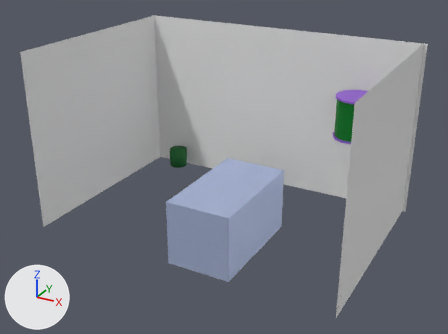
Renders of the Blender file assets/map/room_1.blend from each side of a commit.
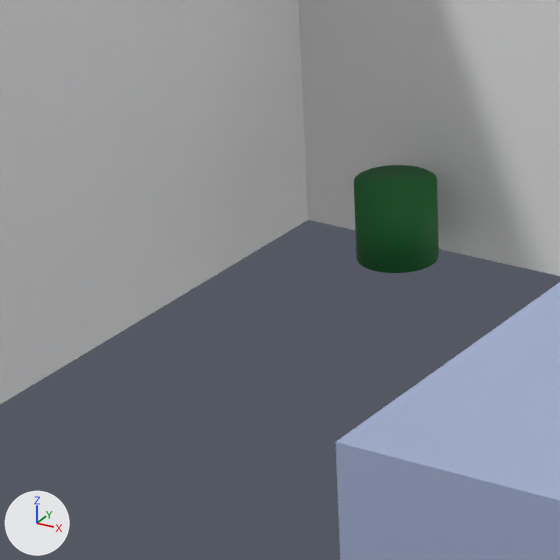
The first picture shows the older version from a 50 mm lens placed at (3.95, -8.81, 4.43), pointed at (-0.01, -1.6, 0.83). The close-ups show the older and then the newer version on the part from 22% to 47% of the width and 34% to 68% of the height of that picture. Only the edits that show in the close-ups are written down. The axes (+X, +Y, +Z) are drawn at lower left. The lights are the same throughout. Objects named as collision shapes, trigger or cutter boxes, shadow casters or lower levels of detail are left out.

The first close-up shows 'Cube.001', 'back wall', 'left', 'mushroom pot'.
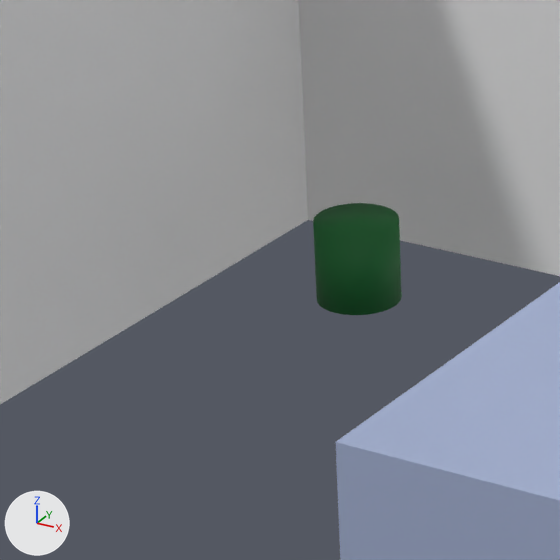
What differs and where, as boxes (x1, y1, x2, y2) in the close-ups (560 x 560 px):
'mushroom pot', moved
    before: (354, 165, 439, 273)
    after: (313, 203, 402, 315)

The change, as a list of edits to the scene's bpy script:
```text
Change ob_mushroom_pot:
    ob_mushroom_pot.location: (-1.697, -0.23, 0.15) -> (-1.62, -0.604, 0.15)
```
